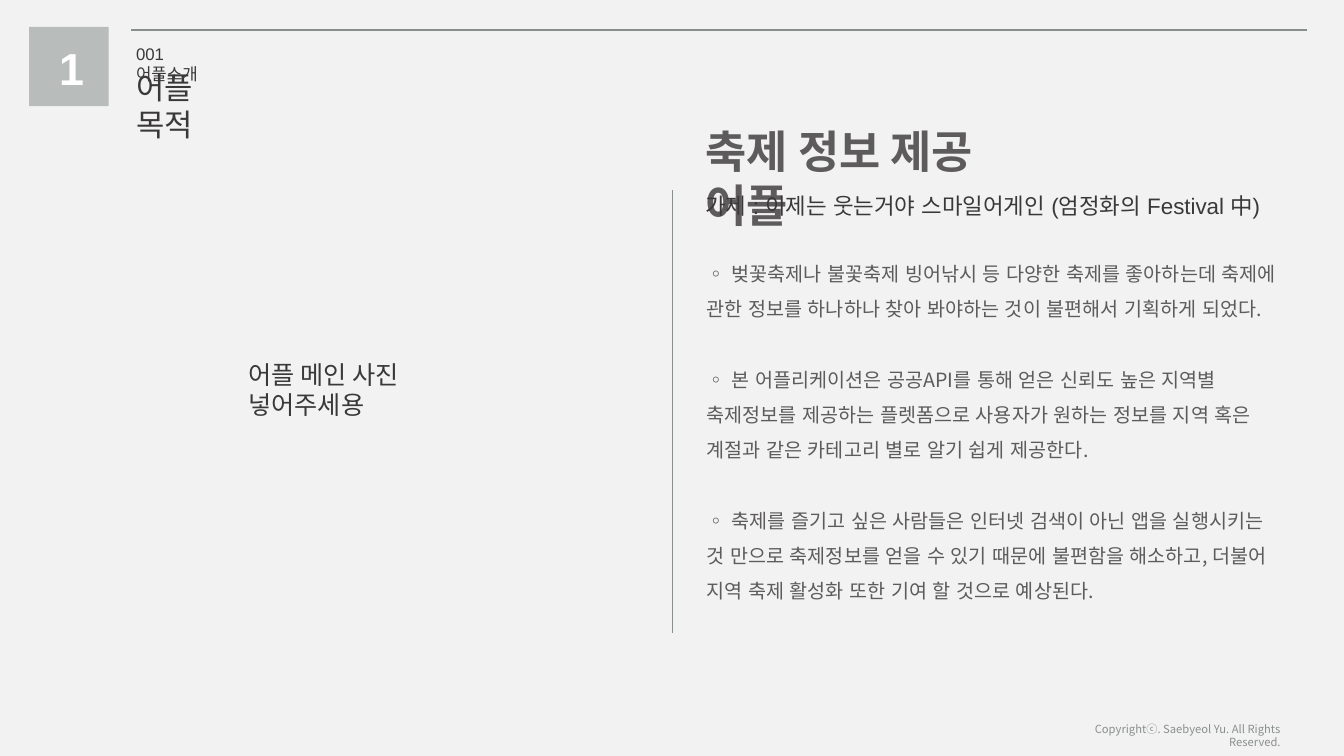
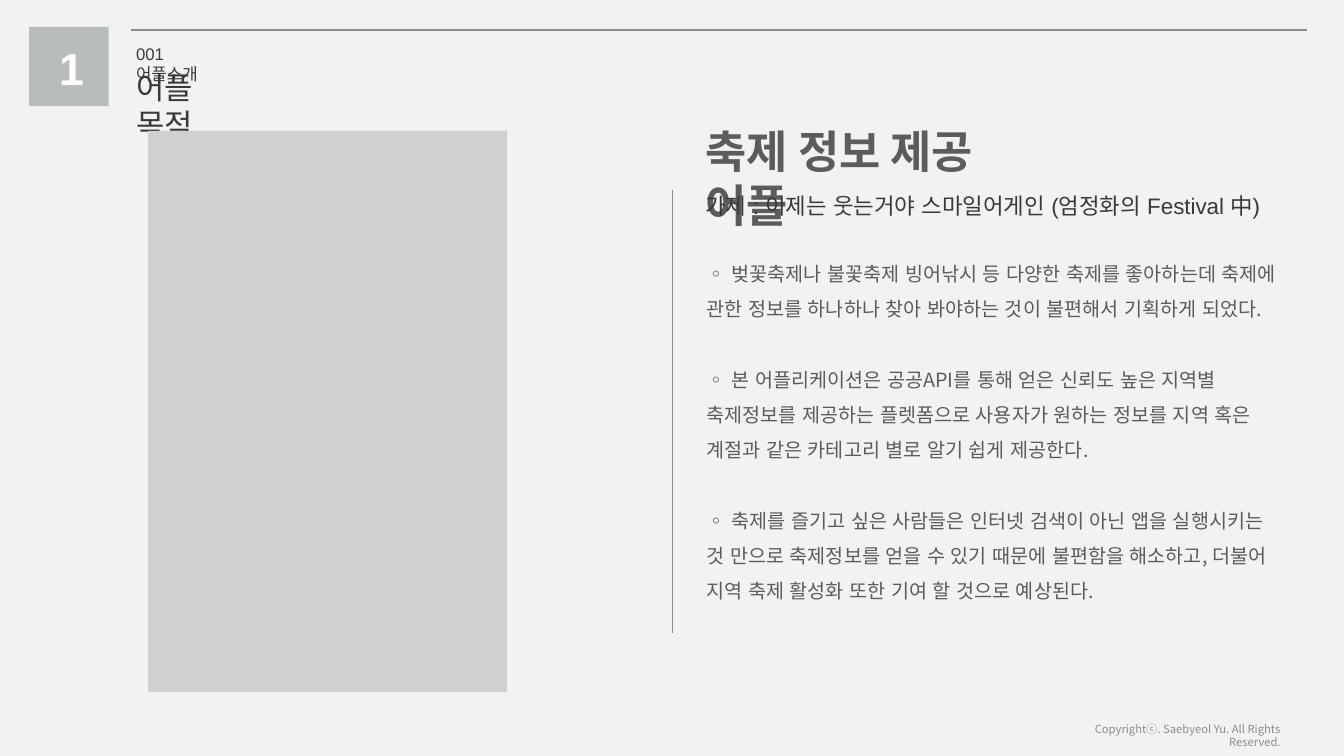
Before and after one commit to whale14/daelimProject, a slide deck: slide 6 of 졸업작품_구현환경 및 시스템 설명서_김다빈, 이상규, 차혜연.pptx. Drawn at 1344x756 pixels with LibreOffice and Linux fonts; fonts in the diff are those of the drawing; grey boxes stand for pictures. Boxes give left, top, right and bottom in pixels: in the first picture for what was removed or moved away, otherwise in the second. Text is boxed around its words. In the diff, an @@ line names an element or a change of style, - is before the commit and + after.

Commit message:
ppt들 완성 및 pdf 변환
ppt들 사진 수정완료.
pdf로 변환 해놓음.

```diff
--- a/졸업작품_구현환경 및 시스템 설명서_김다빈, 이상규, 차혜연.pptx
+++ b/졸업작품_구현환경 및 시스템 설명서_김다빈, 이상규, 차혜연.pptx
@@ picture added at (x1=148, y1=131, x2=507, y2=693) @@
@@ text removed at (x1=248, y1=363, x2=398, y2=416) @@
-어플 메인 사진
-넣어주세용
```
Also in this commit, not shown: 3 other slides changed, 3 slides added, 5 other files.
